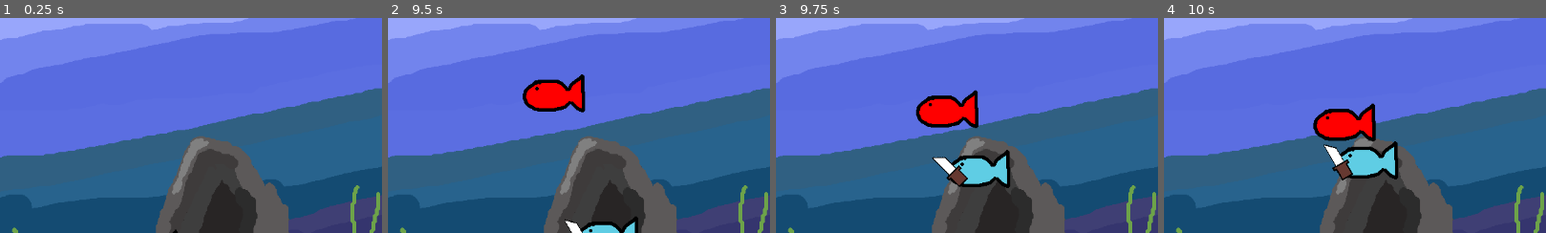
Above: before the commit, frames 1-4 (left to right).
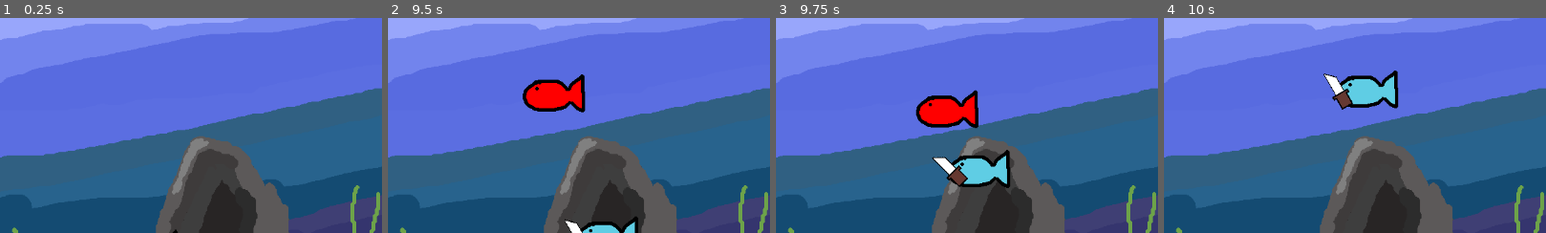
Above: after the commit, the same moments.

Repository: tony10201/FISH
Game: Godot game, scene res://Assets/Levels/main.tscn
Same seed, same stepped clock (60 frames per second), same inputs: the game is played once before the commit and once after it. The engine's default icon, where the game draws it, is replaced by a stand-in: a white triangle on a blue panel in a dark square.
Inputs (mouse positions are % of the whole screen's width and height, from its top left):
- Up to frame 1 (0.25 s): no input
- Up to frame 2 (9.5 s): move the mouse to (45, 70) at 0.52 s; press the mouse at (45, 70) at 0.53 s; hold W (Up) 0.53-2.03 s; move the mouse to (80, 65) at 1.27 s; release the mouse at (80, 65) at 1.28 s; click (80, 65) at 1.35 s; move the mouse to (20, 35) at 2.02 s; press the mouse at (20, 35) at 2.03 s; hold A (Left) 2.03-3.53 s; move the mouse to (55, 50) at 2.77 s; release the mouse at (55, 50) at 2.78 s; click (55, 50) at 2.85 s; move the mouse to (35, 25) at 3.52 s; press the mouse at (35, 25) at 3.53 s; hold S (Down) 3.53-4.28 s; move the mouse to (72, 45) at 4.27 s; release the mouse at (72, 45) at 4.28 s; hold D (Right) 4.28-5.03 s; click (72, 45) at 4.35 s; move the mouse to (30, 55) at 5.02 s; press the mouse at (30, 55) at 5.03 s; hold W (Up) 5.03-5.78 s; move the mouse to (60, 28) at 5.77 s; release the mouse at (60, 28) at 5.78 s; hold D (Right) 5.78-8.03 s; click (60, 28) at 5.85 s; move the mouse to (45, 70) at 6.52 s; press the mouse at (45, 70) at 6.53 s; move the mouse to (80, 65) at 7.27 s; release the mouse at (80, 65) at 7.28 s; click (80, 65) at 7.35 s; move the mouse to (20, 35) at 8.02 s; press the mouse at (20, 35) at 8.03 s; hold S (Down) 8.03-8.78 s; move the mouse to (55, 50) at 8.77 s; release the mouse at (55, 50) at 8.78 s; hold A (Left) from 8.78 s (still down); click (55, 50) at 8.85 s
- Up to frame 3 (9.75 s): move the mouse to (35, 25) at 9.52 s; release A (Left) at 9.53 s; press the mouse at (35, 25) at 9.53 s; hold W (Up) from 9.53 s (still down)
- Up to frame 4 (10 s): keep holding W (Up)
The pictures show only the part of the screen within x 37-87%, y 11-61%; the shares and areas given below are measured in that part.

Frames 1-3 are identical in both runs. In frame 4, 7.0% of the frame differs, in the area x 39-62%, y 24-76%.

Commit message:
made it so enemy gets removed when touches knife and also other stoof

Diff:
--- a/Assets/Enemy/enemy.gd
+++ b/Assets/Enemy/enemy.gd
@@ -12,11 +12,6 @@
 	#Spawn on border
 	move_towards_player(delta)
 
-	pass
-
-func _on_body_entered(body):
-	if body.name == "Knife":
-		queue_free()
 
 #Silly Movement AI thats it
 func move_towards_player(delta):
--- a/Assets/Enemy/enemy.tscn
+++ b/Assets/Enemy/enemy.tscn
@@ -6,13 +6,13 @@
 [sub_resource type="RectangleShape2D" id="RectangleShape2D_agpb7"]
 size = Vector2(94, 58)
 
-[node name="Enemy" type="Node2D" groups=["Enemy"]]
+[node name="Enemy" type="Node2D"]
 script = ExtResource("1_rtuoc")
 
 [node name="Sprite2D" type="Sprite2D" parent="."]
 texture = ExtResource("1_8dguy")
 
-[node name="StaticBody2D" type="StaticBody2D" parent="."]
+[node name="StaticBody2D" type="StaticBody2D" parent="." groups=["Enemy"]]
 
 [node name="CollisionShape2D" type="CollisionShape2D" parent="StaticBody2D"]
 shape = SubResource("RectangleShape2D_agpb7")
--- a/Assets/Levels/main.tscn
+++ b/Assets/Levels/main.tscn
@@ -1,15 +1,15 @@
 [gd_scene load_steps=4 format=3 uid="uid://csqre40u1yra3"]
 
 [ext_resource type="PackedScene" uid="uid://cpxcs7strlh71" path="res://Assets/level.tscn" id="2_m2cu8"]
-[ext_resource type="PackedScene" uid="uid://c0eba5vvks1f3" path="res://Assets/Player/Player.tscn" id="2_nlnoh"]
-[ext_resource type="PackedScene" uid="uid://d2b6r47ic3u4g" path="res://Assets/Enemy/enemy.tscn" id="3_tlns8"]
+[ext_resource type="PackedScene" uid="uid://c0eba5vvks1f3" path="res://Assets/Player/player.tscn" id="2_nlnoh"]
+[ext_resource type="PackedScene" uid="uid://cqejk31jjfg7q" path="res://Assets/Enemy/enemy.tscn" id="3_tlns8"]
 
 [node name="Main" type="Node2D"]
 
 [node name="Level" parent="." instance=ExtResource("2_m2cu8")]
 
+[node name="Enemy" parent="." instance=ExtResource("3_tlns8")]
+position = Vector2(261, 234)
+
 [node name="Player" parent="." instance=ExtResource("2_nlnoh")]
 position = Vector2(647, 420)
-
-[node name="Enemy" parent="." instance=ExtResource("3_tlns8")]
-position = Vector2(261, 234)
--- a/Assets/Player/Player.gd
+++ b/Assets/Player/Player.gd
@@ -4,16 +4,24 @@
 const SPEED = 500.0
 const JUMP_VELOCITY = -400.0
 var movingLeft = true
+var health:int = 10
 
 func _physics_process(_delta: float) -> void:
 	# Get the input direction and handle the movement/deceleration.
 	# As good practice, you should replace UI actions with custom gameplay actions.
 	var Hdirection := Input.get_axis("Left", "Right")
+	var Vdirection := Input.get_axis("Up", "Down")
+	#left and right movement :/
 	if Hdirection:
 		velocity.x = Hdirection * SPEED
-
 	else:
 		velocity.x = move_toward(velocity.x, 0, SPEED)
+	#up and down movement :3
+	if Vdirection:
+		velocity.y = Vdirection * SPEED
+	else:
+		velocity.y = move_toward(velocity.y, 0, SPEED)
+	#animation stoof idk flip if moving at a certain way
 	if velocity.x >= .5:
 		$Sprite2D.flip_h = true
 		movingLeft = false
@@ -24,9 +32,4 @@
 		movingLeft = true
 		$Knife.global_position.x = global_position.x - 45
 		$Knife.global_rotation = global_rotation
-	var Vdirection := Input.get_axis("Up", "Down")
-	if Vdirection:
-		velocity.y = Vdirection * SPEED
-	else:
-		velocity.y = move_toward(velocity.y, 0, SPEED)
 	move_and_slide()
--- a/Assets/Player/knife.gd
+++ b/Assets/Player/knife.gd
@@ -4,10 +4,11 @@
 var damage: int = 1
 var speed: float = 1.0
 
+#its the update function watcha expect _delta cause im not using it :3.
 func _process(_delta: float) -> void:
 	animationStuff()
 
-
+#animation changes depending on direction
 func animationStuff():
 	if not animation_player.is_playing():
 		animation_player.stop()
@@ -15,8 +16,8 @@
 		animation_player.play("SwingLeft")
 	if Input.is_action_pressed("LeftClick") and Player.movingLeft == false:
 		animation_player.play("SwingRight")
-
-func detectHit(body) -> void:
+#Checks parent group and deletes if true.
+func detectHit(body:StaticBody2D) -> void:
 	if body.is_in_group("Enemy"):
 		print("Enemy died!")
-		body.queue_free()
+		body.get_parent().queue_free()
Not shown: 1 places in Assets/Enemy/enemy.tscn that only renumber resources
